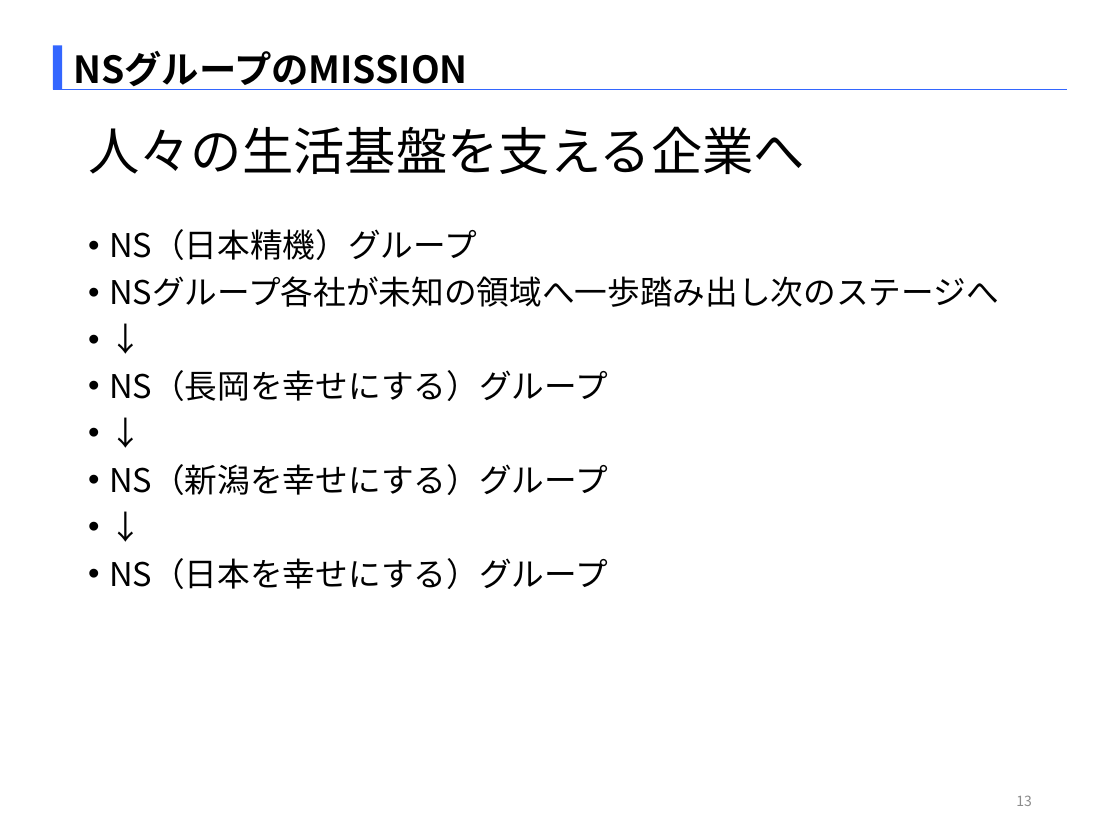
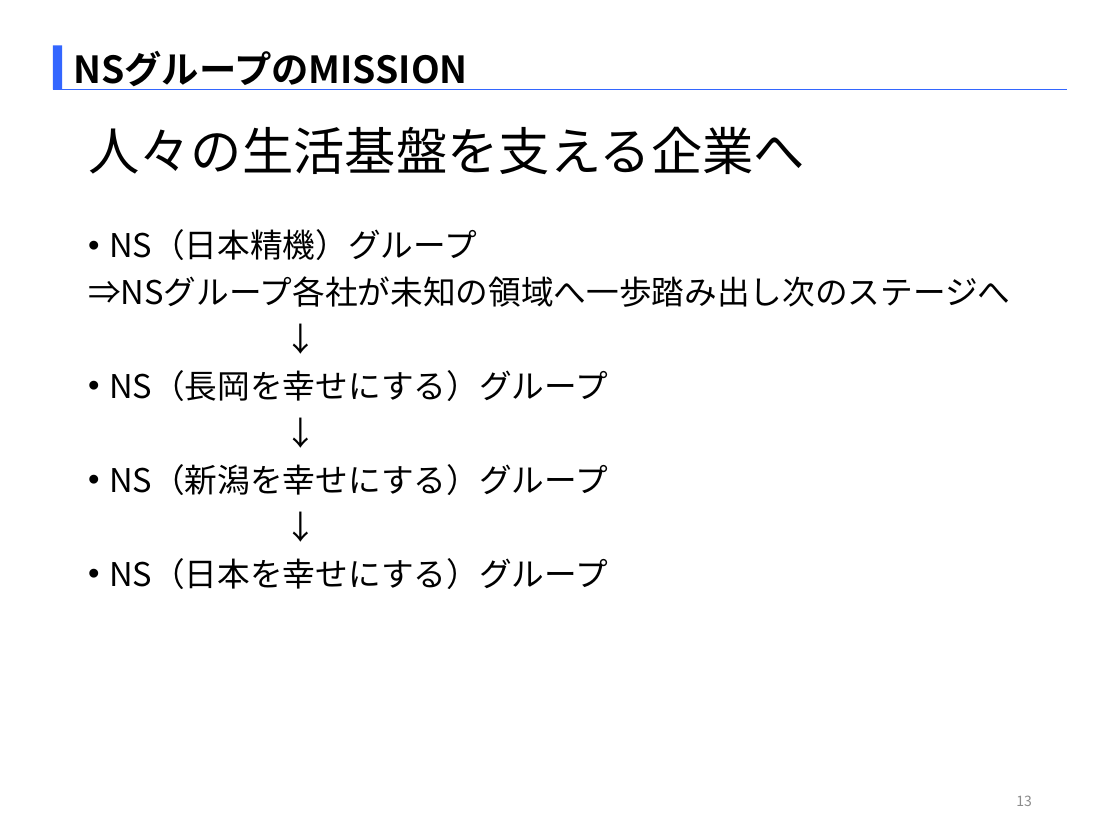
Before and after one commit to SITH-YN/PythonTool, a slide deck: slide 13 of Temp/EMB本部_中村洋太_290863_[HPC解析_CC&ECサービス].pptx. Drawn at 1120x840 pixels with LibreOffice and Linux fonts; fonts in the diff are those of the drawing. Boxes give left, top, right and bottom in pixels: in the first picture for what was removed or moved away, otherwise in the second. Text is boxed around its words. In the diff, an @@ line names an element or a change of style, - is before the commit and + after.

```diff
--- a/Temp/EMB本部_中村洋太_290863_[HPC解析_CC&ECサービス].pptx
+++ b/Temp/EMB本部_中村洋太_290863_[HPC解析_CC&ECサービス].pptx
@@ text "NS（日本精機）グループ" at bbox=[88, 229, 1010, 589]: bullet • to none @@
@@ text at bbox=[88, 276, 1010, 307]: text changed @@
-• NSグループ各社が未知の領域へ一歩踏み出し次のステージへ
+⇒NSグループ各社が未知の領域へ一歩踏み出し次のステージへ
```
Also in this commit, not shown: 11 other slides changed.
